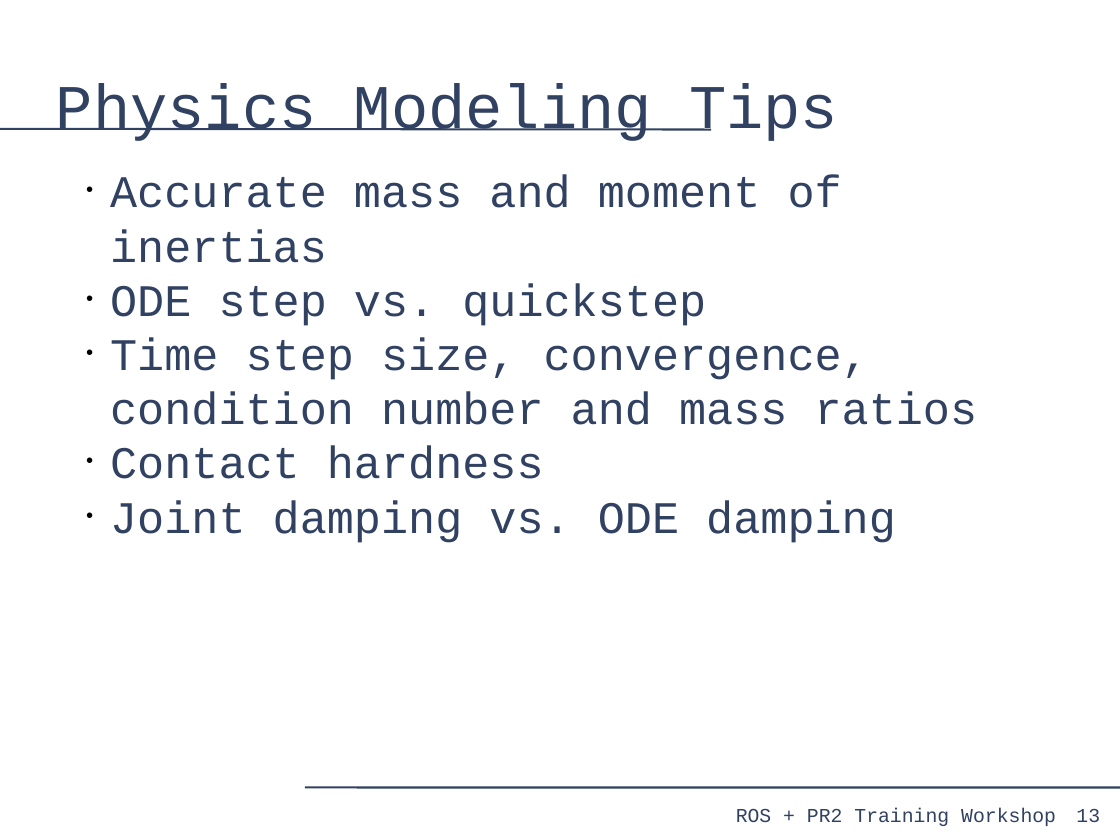
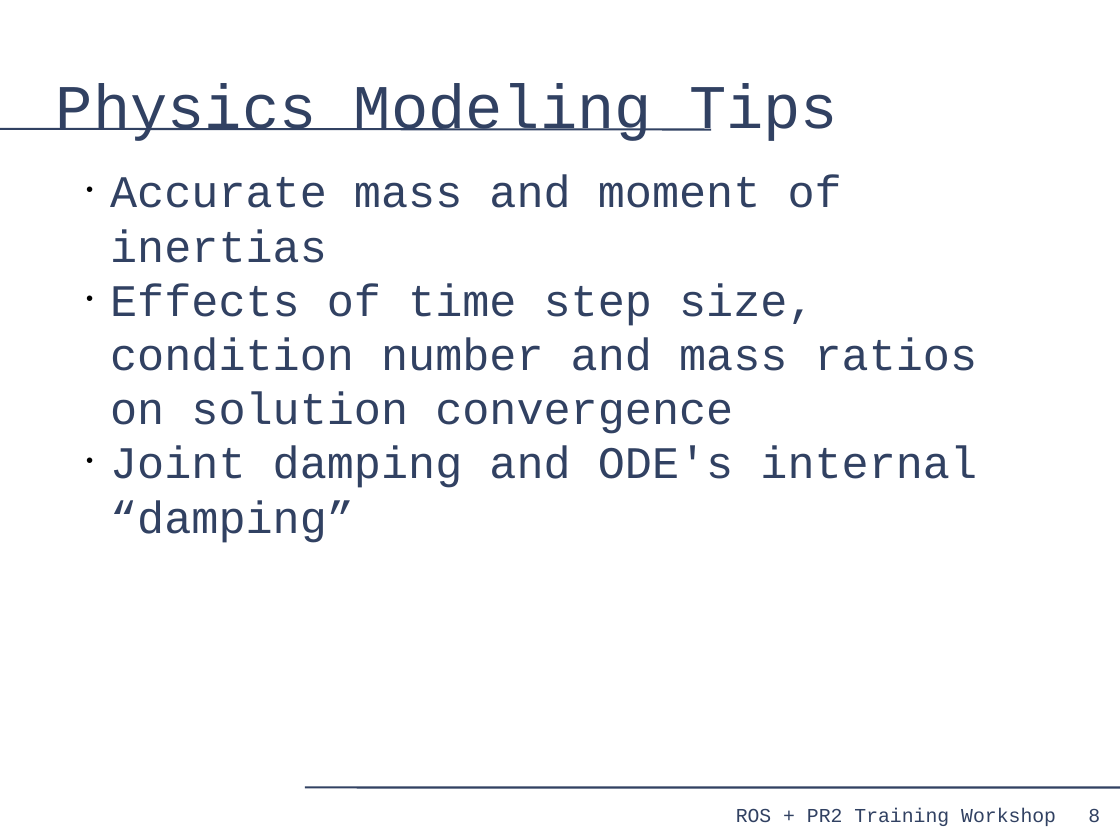
Before and after one commit to PR2/pr2_docs, a slide deck: slide 8 of pr2_training_workshop/simulation/simulation_training_workshop.odp (slide 13 before the commit). Drawn at 1120x840 pixels with LibreOffice and Linux fonts; fonts in the diff are those of the drawing. Boxes give left, top, right and bottom in pixels: in the first picture for what was removed or moved away, otherwise in the second. Text is boxed around its words. In the diff, an @@ line names an element or a change of style, - is before the commit and + after.

Commit message:
updating sim

```diff
--- a/pr2_training_workshop/simulation/simulation_training_workshop.odp
+++ b/pr2_training_workshop/simulation/simulation_training_workshop.odp
@@ text at (110,284,978,488): text changed @@
-• ODE step vs. quickstep
-• Time step size, convergence, condition number and mass ratios
-• Contact hardness
-• Joint damping vs. ODE damping
+• Effects of time step size, condition number and mass ratios on solution convergence
+• Joint damping and ODE's internal “damping”
@@ page number at (1088,809,1100,822): text changed @@
-13
+8
```
Also in this commit, not shown: 1 slide added, 1 slide removed.
